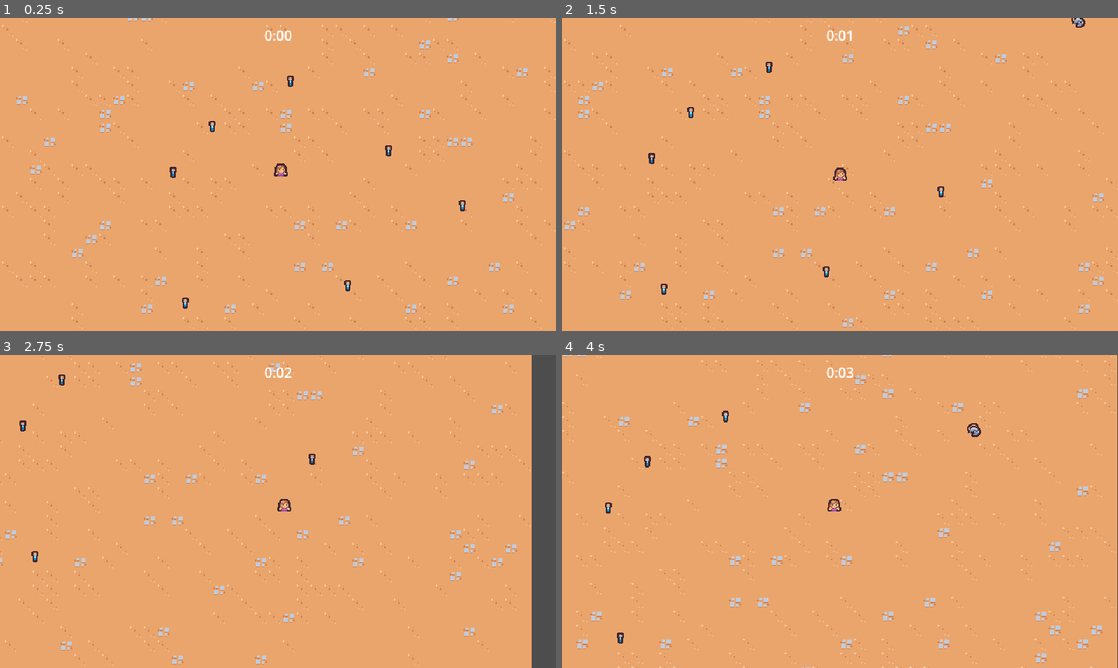
Above: before the commit, frames 1-4 (two rows, left to right).
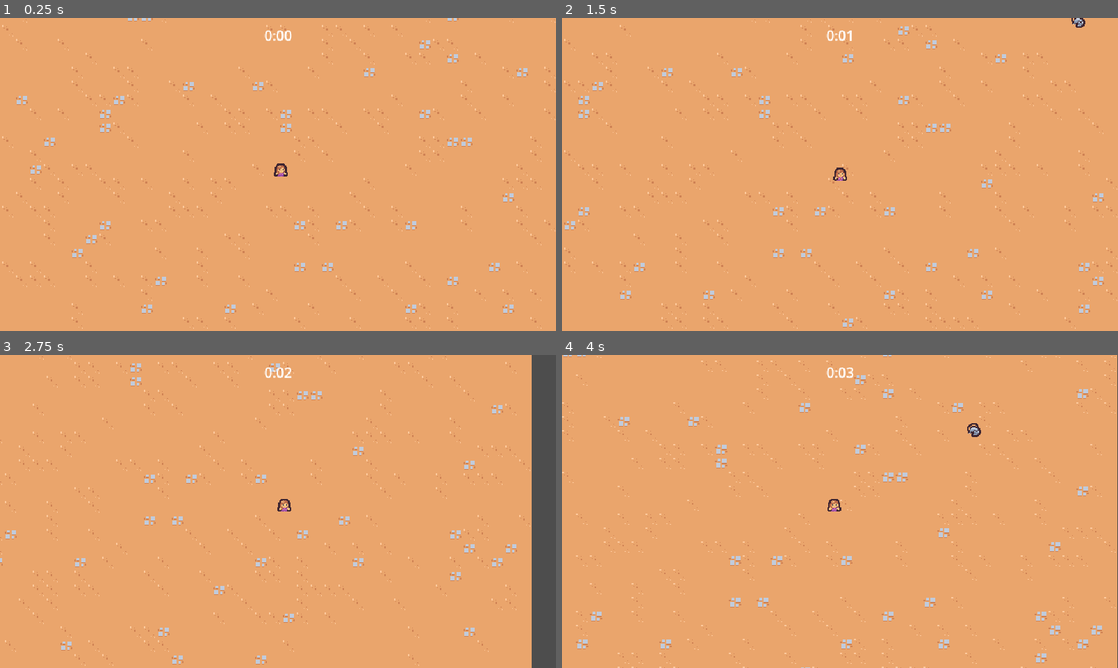
Above: after the commit, the same moments.

Repository: lilyplum/godot-tutorial
Game: Godot game, scene res://scenes/main/main.tscn
Same seed, same stepped clock (60 frames per second), same inputs: the game is played once before the commit and once after it.
Inputs:
- Up to frame 1 (0.25 s): no input
- Up to frame 2 (1.5 s): hold D (move_right) 0.53-1.28 s; hold S (move_down) from 1.28 s (still down)
- Up to frame 3 (2.75 s): release S (move_down) at 2.03 s; hold D (move_right) from 2.03 s (still down)
- Up to frame 4 (4 s): release D (move_right) at 2.78 s; hold W (move_up) 2.78-3.53 s; hold A (move_left) from 3.53 s (still down)

The runs differ from the first frame. In frame 1, 0.2% of the frame differs, in the area x 30-84%, y 18-93%; in frame 2, 0.2%; in frame 3, 0.1%; in frame 4, 0.1%.

Commit message:
add health component, enemy xp vial drop

Diff:
--- /dev/null
+++ b/2DSurvivor/scenes/component/health_component.gd
@@ -0,0 +1,20 @@
+extends Node
+class_name HealthComponent
+
+signal died
+
+@export var max_health: float = 10
+var current_health
+
+func _ready():
+	current_health =  max_health
+
+
+func damage(damage_amount: float):
+	current_health =  max(current_health - damage_amount, 0)
+	Callable(check_death).call_deferred()
+
+func check_death():
+	if current_health == 0:
+		died.emit()
+		owner.queue_free()
--- /dev/null
+++ b/2DSurvivor/scenes/component/health_component.tscn
@@ -0,0 +1,6 @@
+[gd_scene load_steps=2 format=3 uid="uid://8gxjorw82eqd"]
+
+[ext_resource type="Script" path="res://scenes/component/health_component.gd" id="1_dk1iy"]
+
+[node name="HealthComponent" type="Node"]
+script = ExtResource("1_dk1iy")
--- /dev/null
+++ b/2DSurvivor/scenes/component/vial_drop_component.gd
@@ -0,0 +1,25 @@
+extends Node
+
+@export_range(0, 1) var drop_percent: float = .5
+@export var health_component: Node
+@export var vial_scene: PackedScene
+
+
+func _ready():
+	(health_component as HealthComponent).died.connect(on_died)
+
+
+func on_died():
+	if randf() > drop_percent:
+		return
+
+	if vial_scene == null:
+		return
+
+	if not owner is Node2D:
+		return
+
+	var spawn_position = (owner as Node2D).global_position
+	var vial_instance = vial_scene.instantiate() as Node2D
+	owner.get_parent().add_child(vial_instance)
+	vial_instance.global_position = spawn_position
--- /dev/null
+++ b/2DSurvivor/scenes/component/vial_drop_component.tscn
@@ -0,0 +1,8 @@
+[gd_scene load_steps=3 format=3 uid="uid://brkc1nap83e22"]
+
+[ext_resource type="Script" path="res://scenes/component/vial_drop_component.gd" id="1_yk4ye"]
+[ext_resource type="PackedScene" uid="uid://l64ktok7x1ii" path="res://scenes/game_object/experience_vial/experience_vial.tscn" id="2_8fidb"]
+
+[node name="VialDropComponent" type="Node"]
+script = ExtResource("1_yk4ye")
+vial_scene = ExtResource("2_8fidb")
--- a/2DSurvivor/scenes/game_object/basic_enemy/basic_enemy.gd
+++ b/2DSurvivor/scenes/game_object/basic_enemy/basic_enemy.gd
@@ -1,6 +1,7 @@
 extends CharacterBody2D
 
 const MAX_SPEED = 40
+@onready var health_component: HealthComponent = $HealthComponent
 
 # Called when the node enters the scene tree for the first time.
 func _ready():
@@ -20,4 +21,4 @@
 	return Vector2.ZERO
 
 func on_area_entered(other_area: Area2D):
-	queue_free()
+	health_component.damage(100)
--- a/2DSurvivor/scenes/game_object/basic_enemy/basic_enemy.tscn
+++ b/2DSurvivor/scenes/game_object/basic_enemy/basic_enemy.tscn
@@ -1,7 +1,9 @@
-[gd_scene load_steps=5 format=3 uid="uid://bc7c3g7t5mmch"]
+[gd_scene load_steps=7 format=3 uid="uid://bc7c3g7t5mmch"]
 
 [ext_resource type="Script" path="res://scenes/game_object/basic_enemy/basic_enemy.gd" id="1_6bcuq"]
 [ext_resource type="Texture2D" uid="uid://6yncuen871ds" path="res://scenes/game_object/basic_enemy/basic_enemy.png" id="2_0ejtu"]
+[ext_resource type="PackedScene" uid="uid://8gxjorw82eqd" path="res://scenes/component/health_component.tscn" id="2_0mskh"]
+[ext_resource type="PackedScene" uid="uid://brkc1nap83e22" path="res://scenes/component/vial_drop_component.tscn" id="3_x1rcm"]
 
 [sub_resource type="CircleShape2D" id="CircleShape2D_fbf4n"]
 radius = 12.0
@@ -14,6 +16,11 @@
 collision_mask = 9
 motion_mode = 1
 script = ExtResource("1_6bcuq")
+
+[node name="HealthComponent" parent="." instance=ExtResource("2_0mskh")]
+
+[node name="VialDropComponent" parent="." node_paths=PackedStringArray("health_component") instance=ExtResource("3_x1rcm")]
+health_component = NodePath("../HealthComponent")
 
 [node name="Area2D" type="Area2D" parent="."]
 collision_layer = 0
--- a/2DSurvivor/scenes/main/main.tscn
+++ b/2DSurvivor/scenes/main/main.tscn
@@ -7,7 +7,6 @@
 [ext_resource type="TileSet" uid="uid://bjrcjyicwi3le" path="res://resources/tileset.tres" id="1_q4ewa"]
 [ext_resource type="PackedScene" uid="uid://dts48qmv8l7jd" path="res://scenes/manager/arena_time_manager.tscn" id="2_l6a2r"]
 [ext_resource type="PackedScene" uid="uid://bk6admmg2wo6i" path="res://scenes/manager/experience_manager.tscn" id="4_5c38v"]
-[ext_resource type="PackedScene" uid="uid://l64ktok7x1ii" path="res://scenes/game_object/experience_vial/experience_vial.tscn" id="7_fvoft"]
 
 [node name="Main" type="Node"]
 
@@ -29,24 +28,3 @@
 
 [node name="Player" parent="." instance=ExtResource("1_aq3mg")]
 position = Vector2(466, 304)
-
-[node name="ExperienceVial" parent="." instance=ExtResource("7_fvoft")]
-position = Vector2(342, 299)
-
-[node name="ExperienceVial2" parent="." instance=ExtResource("7_fvoft")]
-position = Vector2(387, 246)
-
-[node name="ExperienceVial3" parent="." instance=ExtResource("7_fvoft")]
-position = Vector2(477, 194)
-
-[node name="ExperienceVial4" parent="." instance=ExtResource("7_fvoft")]
-position = Vector2(675, 337)
-
-[node name="ExperienceVial5" parent="." instance=ExtResource("7_fvoft")]
-position = Vector2(543, 429)
-
-[node name="ExperienceVial6" parent="." instance=ExtResource("7_fvoft")]
-position = Vector2(356, 449)
-
-[node name="ExperienceVial7" parent="." instance=ExtResource("7_fvoft")]
-position = Vector2(590, 274)
Not shown: 1 places in 2DSurvivor/scenes/main/main.tscn that only renumber resources
